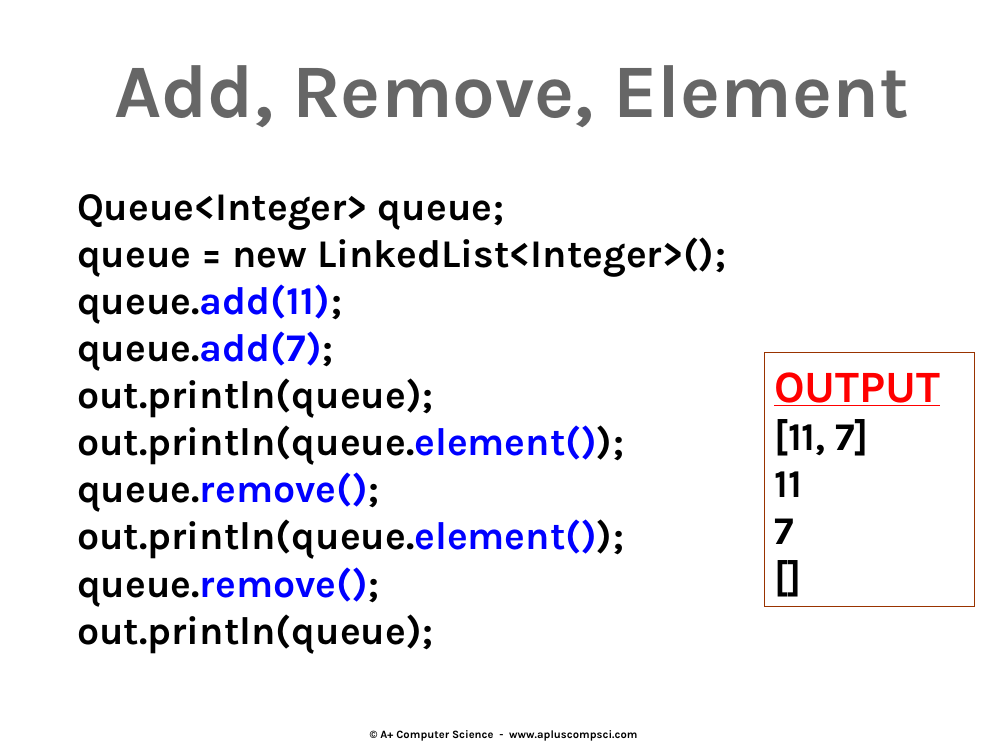
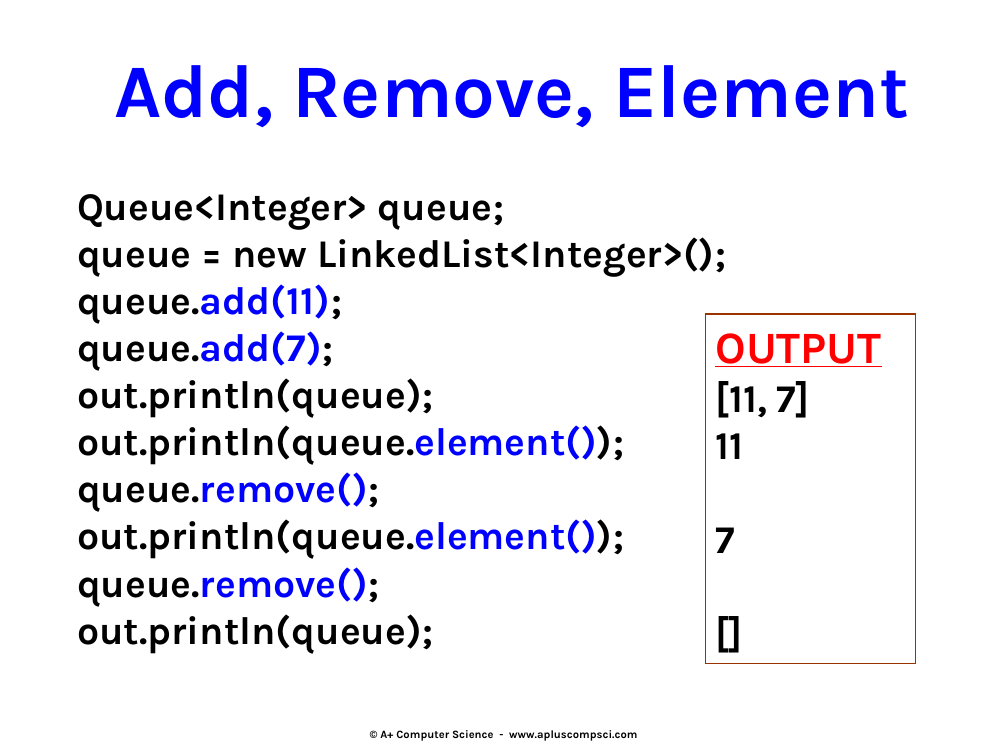
Before and after one commit to Cy-FairCS/cs3, a slide deck: slide 32 of u06c_queues/notes/_queues.pptx (slide 28 before the commit). Drawn at 1008x756 pixels with LibreOffice and Linux fonts; fonts in the diff are those of the drawing. Boxes give left, top, right and bottom in pixels: in the first picture for what was removed or moved away, otherwise in the second. Text is boxed around its words. In the diff, an @@ line names an element or a change of style, - is before the commit and + after.

```diff
--- a/u06c_queues/notes/_queues.pptx
+++ b/u06c_queues/notes/_queues.pptx
@@ text "Add, Remove, Element" at <box>114,65,909,127</box>: text colour gradient #000000 to #666666 to #CCCCCC to #0000FF @@
@@ rectangle "OUTPUT": place and size @@
-rectangle "OUTPUT" at <box>764,353,974,607</box>
+rectangle "OUTPUT" at <box>706,314,915,664</box>
```
Also in this commit, not shown: 7 other slides changed, 4 slides added.
